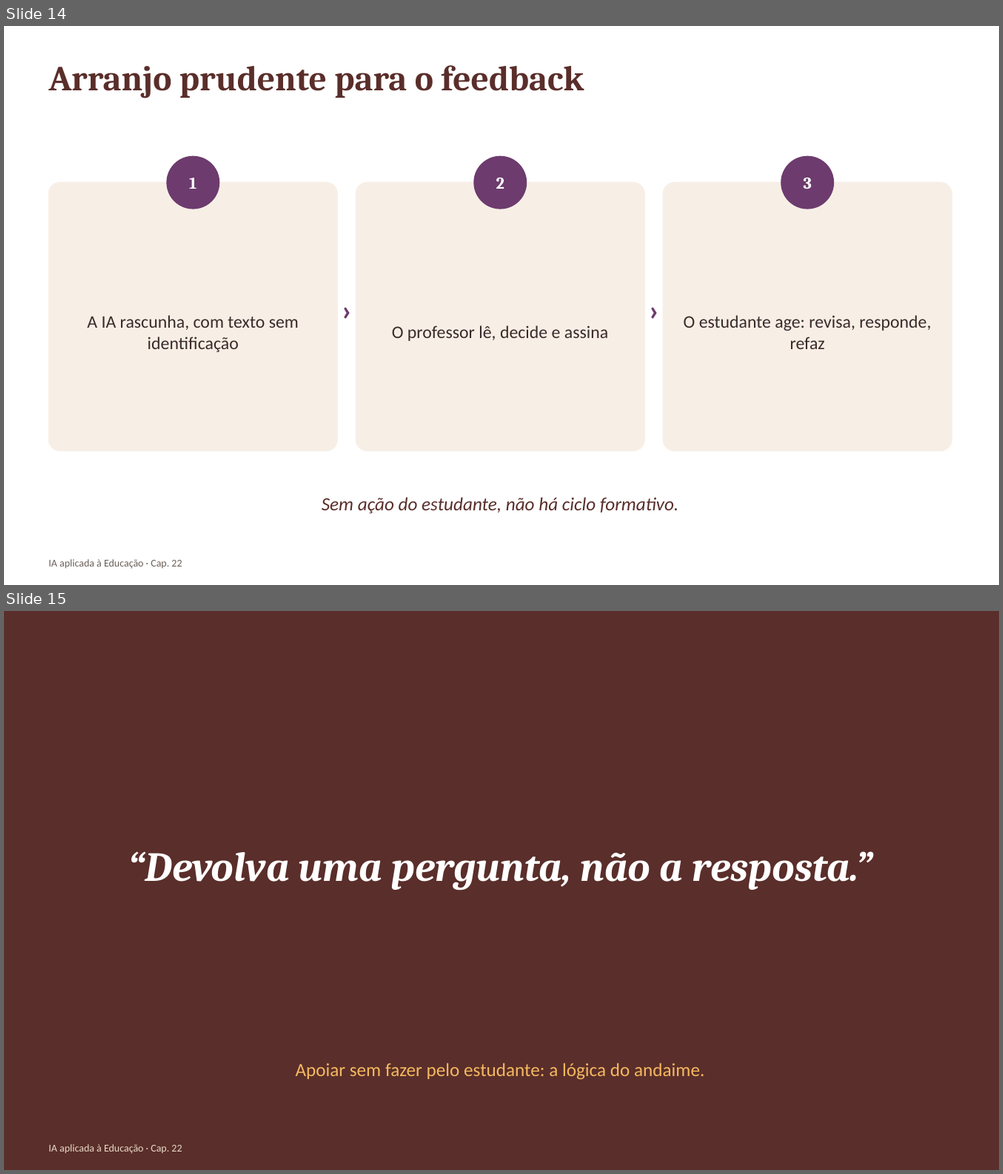
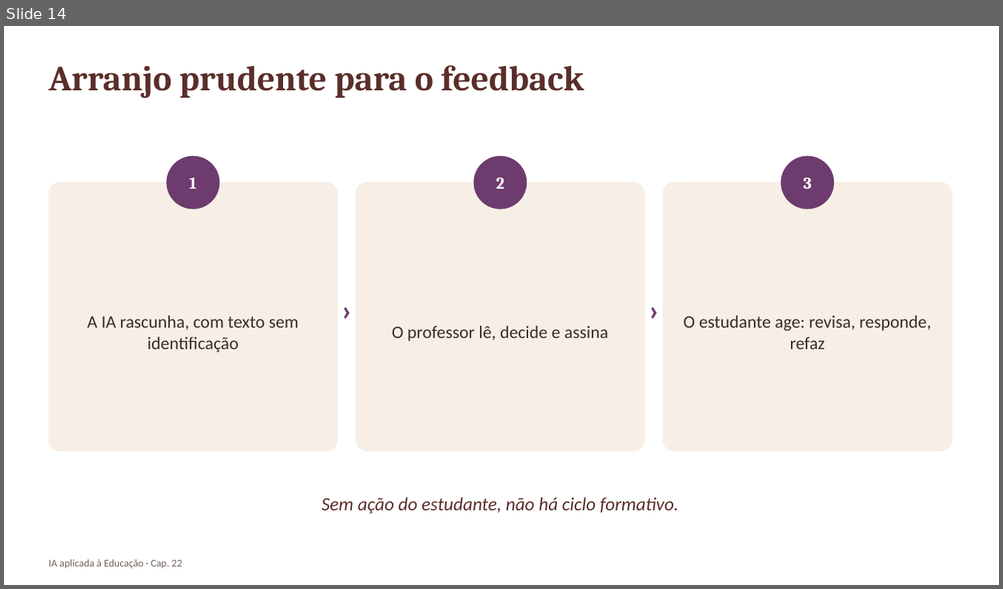
Before and after one commit to arakenmedeiros/claude, a slide deck: livro_ia_educacao/saida/pptx/Cap22_slides.pptx. Shown one above the other, each under a label of ours: slides 14 and 15 before the commit, slide 14 after it. The pictures are 1003x1174 and 1003x589 pixels, drawn with LibreOffice and Linux fonts; fonts in the diff are those of the drawing. Boxes give left, top, right and bottom in pixels: in the first picture for what was removed or moved away, otherwise in the second. Text is boxed around its words. In the diff, an @@ line names an element or a change of style, - is before the commit and + after.

```diff
--- a/livro_ia_educacao/saida/pptx/Cap22_slides.pptx
+++ b/livro_ia_educacao/saida/pptx/Cap22_slides.pptx
@@ slide 15 removed at (4,611,999,1170), background #5A2E2A @@
@@ text removed at (128,851,872,890) @@
-“Devolva uma pergunta, não a resposta.”
@@ text removed at (296,1063,704,1080) @@
-Apoiar sem fazer pelo estudante: a lógica do andaime.
@@ text removed at (48,1145,182,1154) @@
-IA aplicada à Educação · Cap. 22
```
Also in this commit, not shown: 18 other files.
